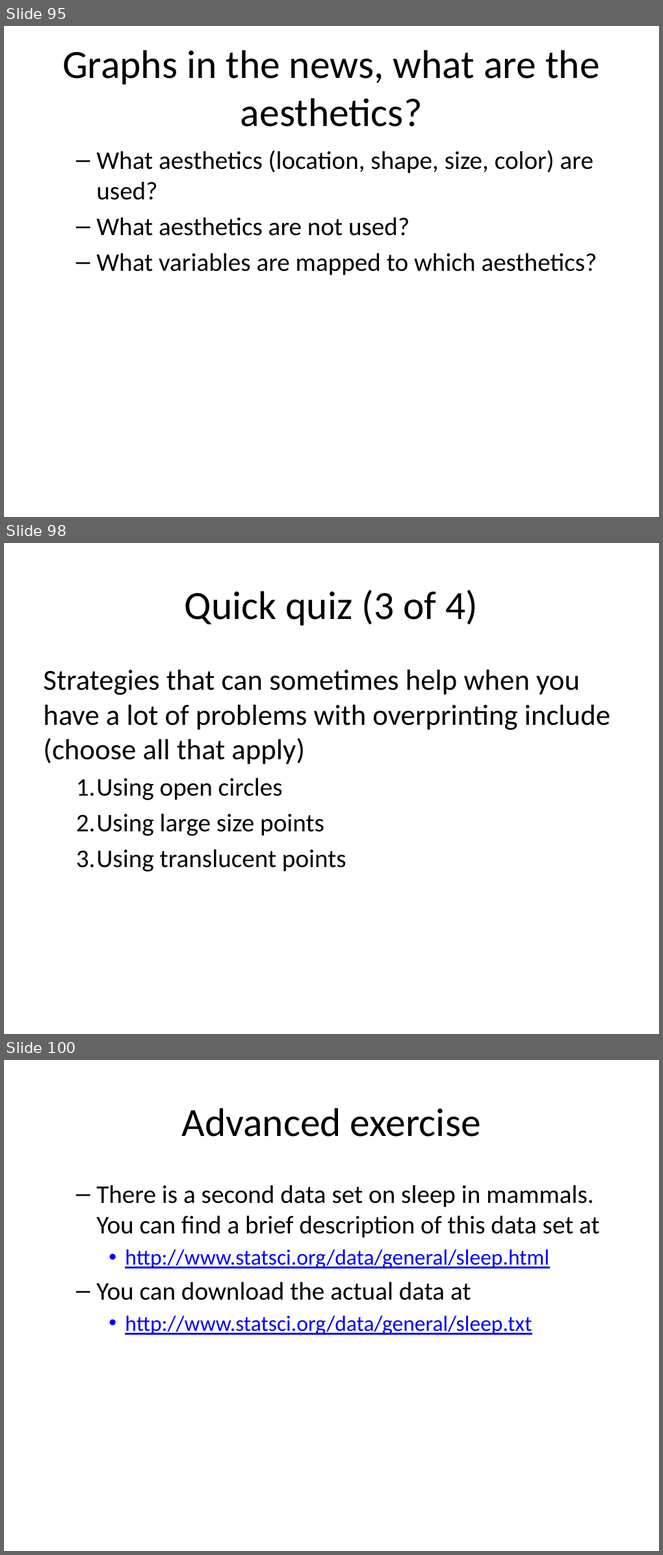
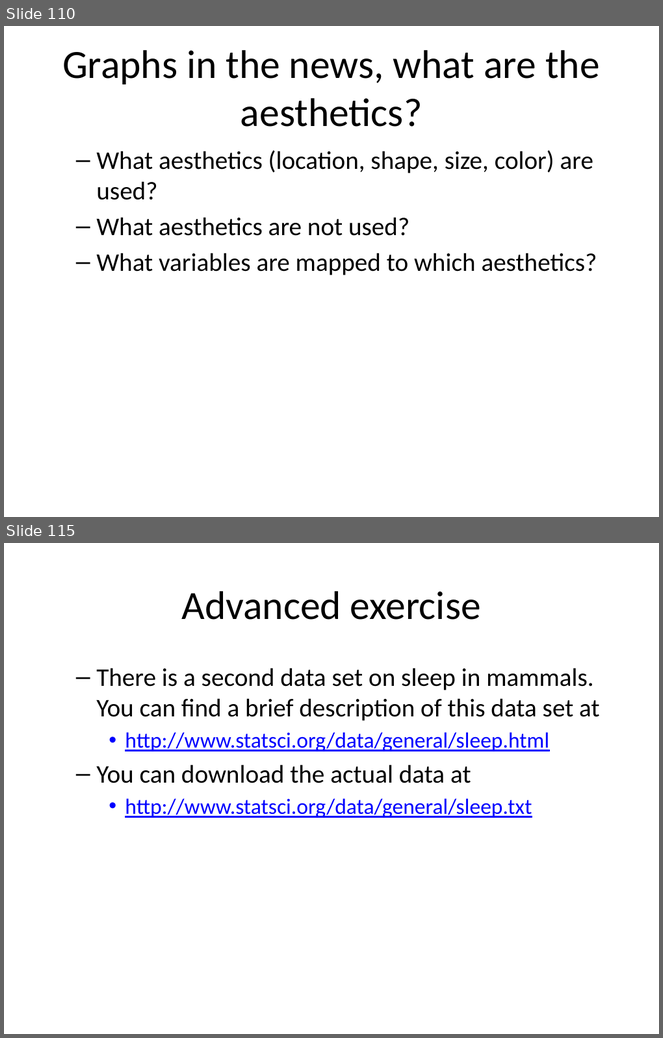
Before and after one commit to pmean/data-visualization, a slide deck: data-viz-03/src/complete-lecture-linegraphs.pptx. Shown one above the other, each under a label of ours: slides 95, 98 and 100 before the commit, slides 110 and 115 after it; the slides between them are not shown. The pictures are 663x1555 and 663x1038 pixels, drawn with LibreOffice and Linux fonts; fonts in the diff are those of the drawing. Boxes give left, top, right and bottom in pixels: in the first picture for what was removed or moved away, otherwise in the second. Text is boxed around its words. In the diff, an @@ line names an element or a change of style, - is before the commit and + after.

```diff
--- a/data-viz-03/src/complete-lecture-linegraphs.pptx
+++ b/data-viz-03/src/complete-lecture-linegraphs.pptx
@@ slide 98 removed at (4, 543, 659, 1034), background #FFFFFF @@
@@ title removed at (185, 590, 478, 626) @@
-Quick quiz (3 of 4)
@@ text removed at (43, 670, 610, 872) @@
-Strategies that can sometimes help when you have a lot of problems with overprinting include (choose all that apply)
-  1. Using open circles
-  2. Using large size points
-  3. Using translucent points
@@ what was slide 95 is now slide 110 @@
@@ what was slide 100 is now slide 115 @@
```
Also in this commit, not shown: 9 slides changed, 20 slides added, 4 other slides removed, 7 other files.
